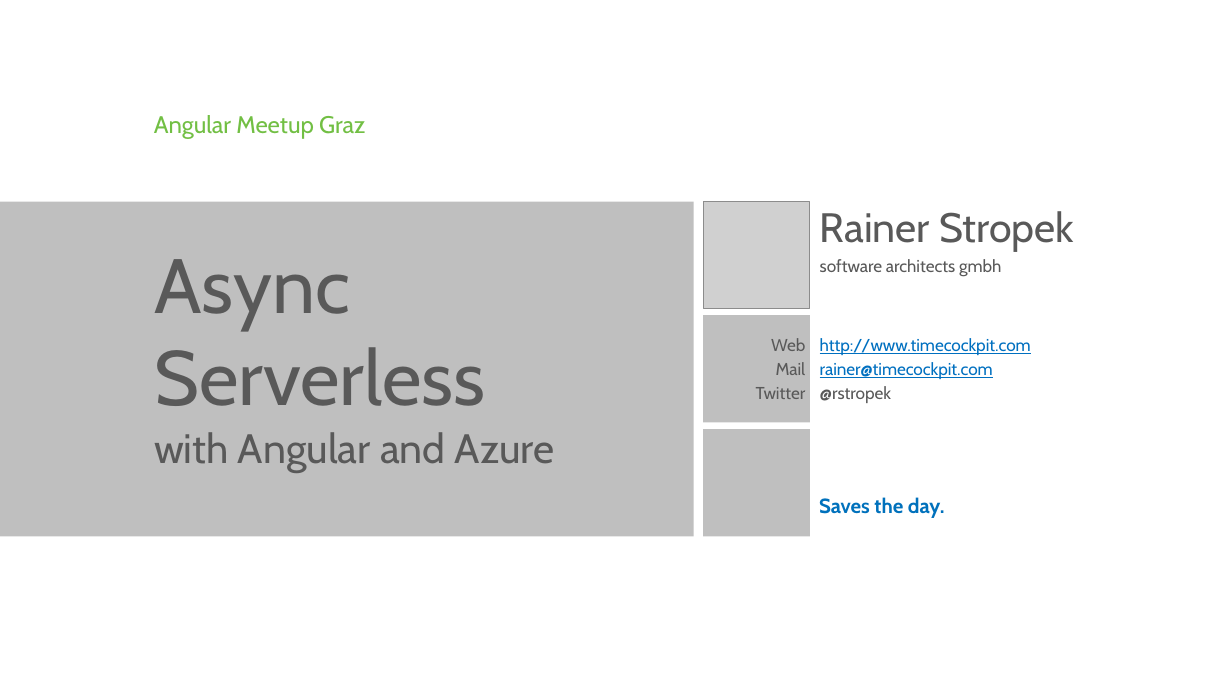
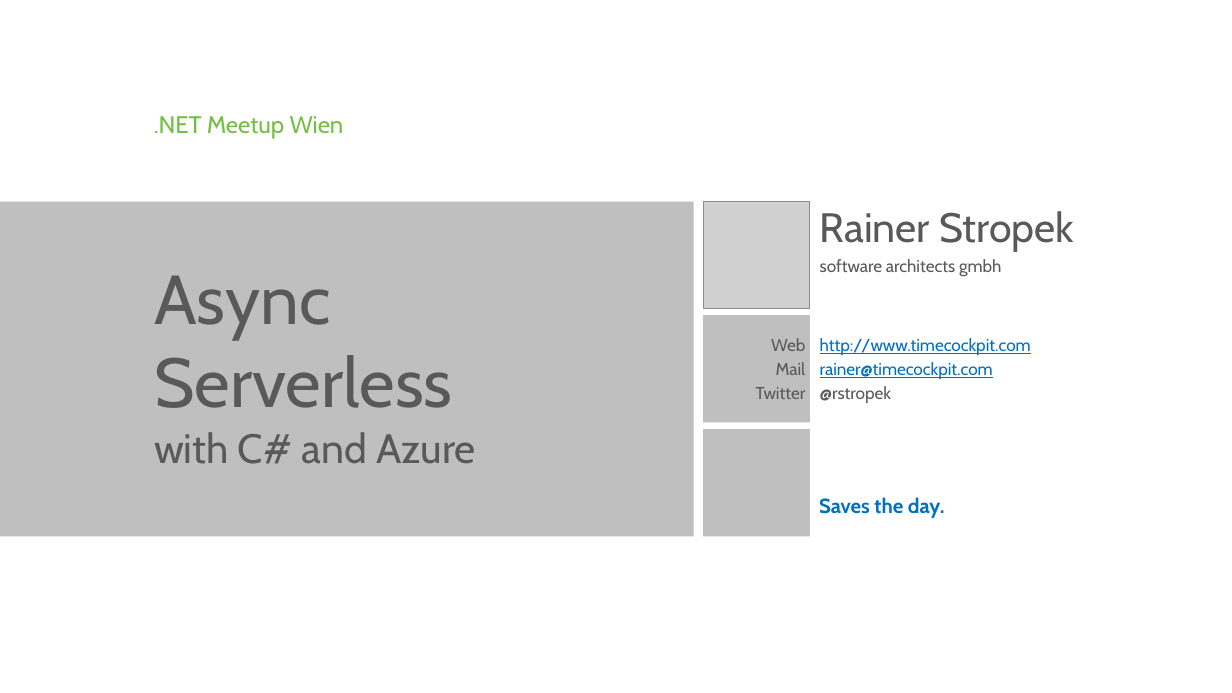
Before and after one commit to rstropek/Samples, a slide deck: slide 1 of AsyncBlazor/Slides/AsyncServerless.pptx. Drawn at 1232x693 pixels with LibreOffice and Linux fonts; fonts in the diff are those of the drawing; grey boxes stand for pictures; background and template pictures are left out. Boxes give left, top, right and bottom in pixels: in the first picture for what was removed or moved away, otherwise in the second. Text is boxed around its words. In the diff, an @@ line names an element or a change of style, - is before the commit and + after.

Commit message:
Update slides

```diff
--- a/AsyncBlazor/Slides/AsyncServerless.pptx
+++ b/AsyncBlazor/Slides/AsyncServerless.pptx
@@ text at [154, 116, 344, 139]: text changed @@
-Angular Meetup Graz
+.NET Meetup Wien
@@ title "Async Serverless" at [154, 275, 452, 408]: size 60 to 54 pt @@
@@ text at [154, 432, 476, 464]: text changed @@
-with Angular and Azure
+with C# and Azure
```
Also in this commit, not shown: 2 other slides changed, 1 slide added, 2 slides removed.
